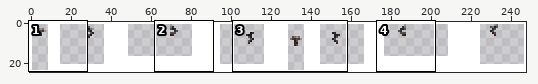
Edited in one commit: sprite sheet (src/parts/pantos/panto04.png). The first picture is a wide view before the edit; the outline marks the close-up.
Close-up. First the earlier version:
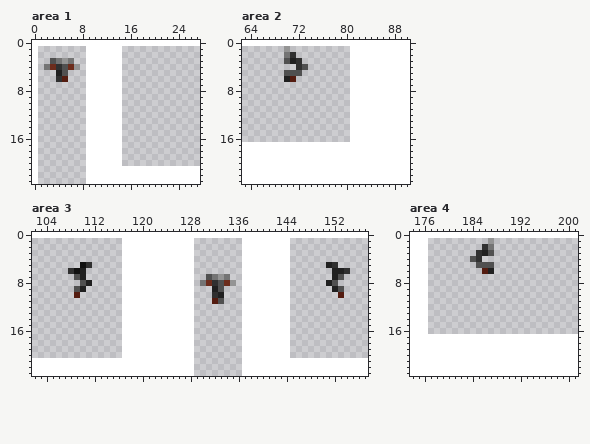
The file is 248x25 pixels. Shown: area 1: x 0..27, y 0..23; area 2: x 63..90, y 0..23; area 3: x 102..157, y 0..23; area 4: x 174..201, y 0..23.
After:
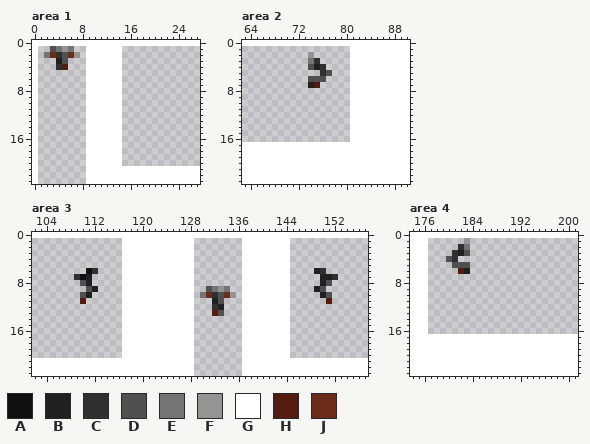
Palette (. is transparent): A #101010  B #202020  C #303030  D #505050  E #747474  F #949494  G #ffffff  H #541c10  J #6c2c1c
From old to new:
{"where": "area 1"}
{"y":1,"x":3,"old":"....","new":"DEFE"}
{"y":2,"x":2,"old":"......","new":"EJCDJF"}
{"y":3,"x":3,"old":"DEFE","new":".BD."}
{"y":4,"x":2,"old":"EJ","new":".."}
{"y":4,"x":5,"old":"DJF","new":"H.."}
{"y":5,"x":4,"old":"BD","new":".."}
{"y":6,"x":4,"old":"CH","new":".."}
{"where": "area 2"}
{"y":1,"x":70,"old":"F","new":"."}
{"y":2,"x":70,"old":"EC","new":".."}
{"y":2,"x":74,"old":".","new":"F"}
{"y":3,"x":70,"old":"DBC","new":"..."}
{"y":3,"x":74,"old":"..","new":"EC"}
{"y":4,"x":72,"old":"CD...","new":"..DBC"}
{"y":5,"x":70,"old":"DDD","new":"..."}
{"y":5,"x":76,"old":"..","new":"CD"}
{"y":6,"x":70,"old":"BH","new":".."}
{"y":6,"x":74,"old":"...","new":"DDD"}
{"y":7,"x":74,"old":"..","new":"BH"}
{"where": "area 3"}
{"y":5,"x":110,"old":"AC","new":".."}
{"y":5,"x":151,"old":"BC","new":".."}
{"y":6,"x":108,"old":"CAB..","new":"...AC"}
{"y":6,"x":149,"old":"..","new":"BC"}
{"y":6,"x":152,"old":"BBC","new":"..."}
{"y":7,"x":109,"old":"DB.","new":"CAB"}
{"y":7,"x":131,"old":"DEFE","new":"...."}
{"y":7,"x":150,"old":"..BD","new":"BBC."}
{"y":8,"x":130,"old":"EJCDJF","new":"......"}
{"y":8,"x":150,"old":".BD","new":"BD."}
{"y":9,"x":109,"old":"DB..","new":"..DB"}
{"y":9,"x":131,"old":".BD.","new":"DEFE"}
{"y":9,"x":149,"old":"..","new":"BD"}
{"y":9,"x":152,"old":"BD","new":".."}
{"y":10,"x":109,"old":"H..","new":".DB"}
{"y":10,"x":130,"old":"..","new":"EJ"}
{"y":10,"x":133,"old":"B..","new":"DJF"}
{"y":10,"x":150,"old":"..","new":"BD"}
{"y":10,"x":153,"old":"H","new":"."}
{"y":11,"x":110,"old":".","new":"H"}
{"y":11,"x":132,"old":"H","new":"B"}
{"y":11,"x":151,"old":".","new":"H"}
{"y":12,"x":132,"old":"..","new":"CB"}
{"y":13,"x":132,"old":"..","new":"HD"}
{"where": "area 4"}
{"y":1,"x":183,"old":".","new":"F"}
{"y":1,"x":187,"old":"F","new":"."}
{"y":2,"x":182,"old":"..","new":"CE"}
{"y":2,"x":186,"old":"CE","new":".."}
{"y":3,"x":181,"old":"...","new":"CBD"}
{"y":3,"x":185,"old":"CBD","new":"..."}
{"y":4,"x":180,"old":"..","new":"DC"}
{"y":4,"x":184,"old":"DC","new":".."}
{"y":5,"x":181,"old":"...","new":"DDD"}
{"y":5,"x":185,"old":"DDD","new":"..."}
{"y":6,"x":182,"old":"..","new":"HB"}
{"y":6,"x":186,"old":"HB","new":".."}
